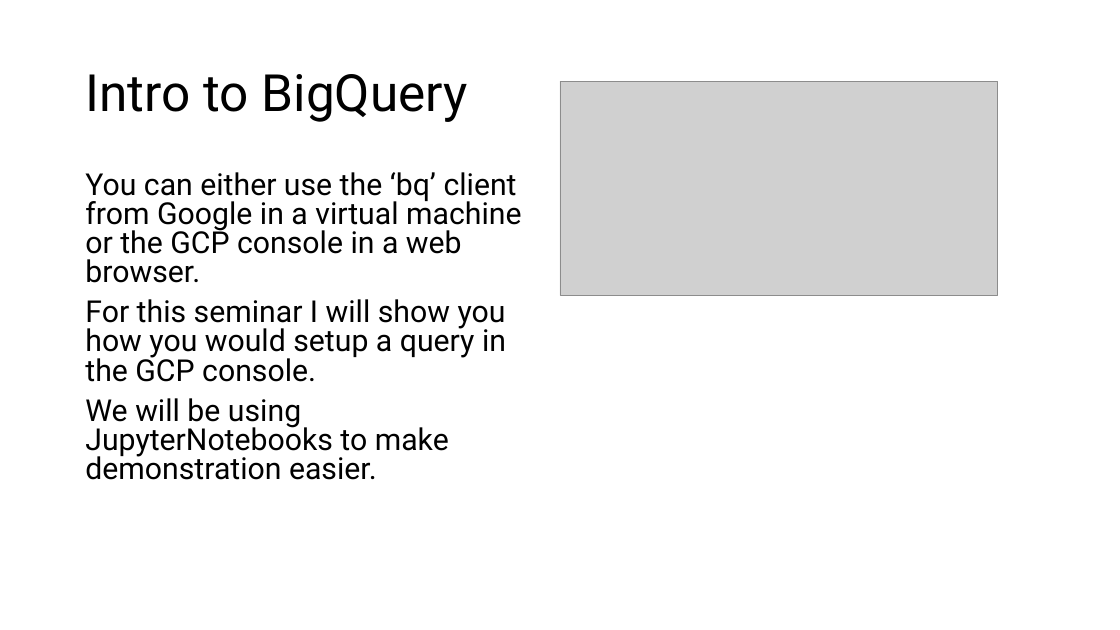
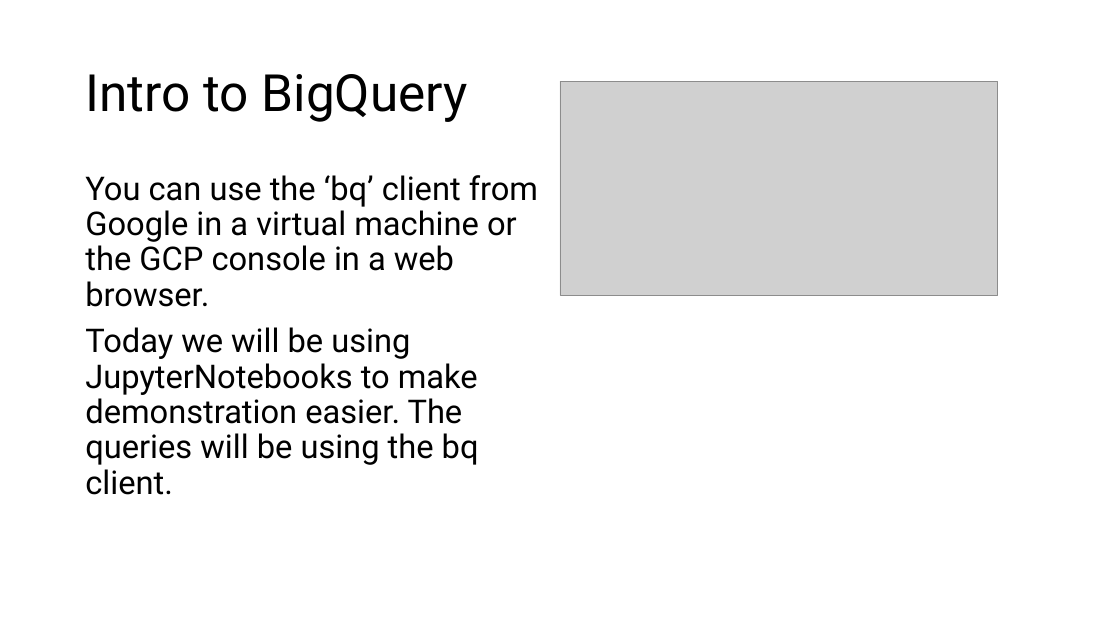
Before and after one commit to ncbi/ASHG-Workshop-2021, a slide deck: slide 9 of Interactive_ASHG.pptx. Drawn at 1120x630 pixels with LibreOffice and Linux fonts; fonts in the diff are those of the drawing; grey boxes stand for pictures; background and template pictures are left out. Boxes give left, top, right and bottom in pixels: in the first picture for what was removed or moved away, otherwise in the second. Text is boxed around its words. In the diff, an @@ line names an element or a change of style, - is before the commit and + after.

```diff
--- a/Interactive_ASHG.pptx
+++ b/Interactive_ASHG.pptx
@@ text at box(85, 175, 538, 495): text changed; size 25.9 to 28 pt @@
-You can either use the ‘bq’ client from Google in a virtual machine or the GCP console in a web browser.
-For this seminar I will show you how you would setup a query in the GCP console.
-We will be using JupyterNotebooks to make demonstration easier.
+You can use the ‘bq’ client from Google in a virtual machine or the GCP console in a web browser.
+Today we will be using JupyterNotebooks to make demonstration easier. The queries will be using the bq client.
```
Also in this commit, not shown: 6 other slides changed, 1 slide added, 2 other files.
